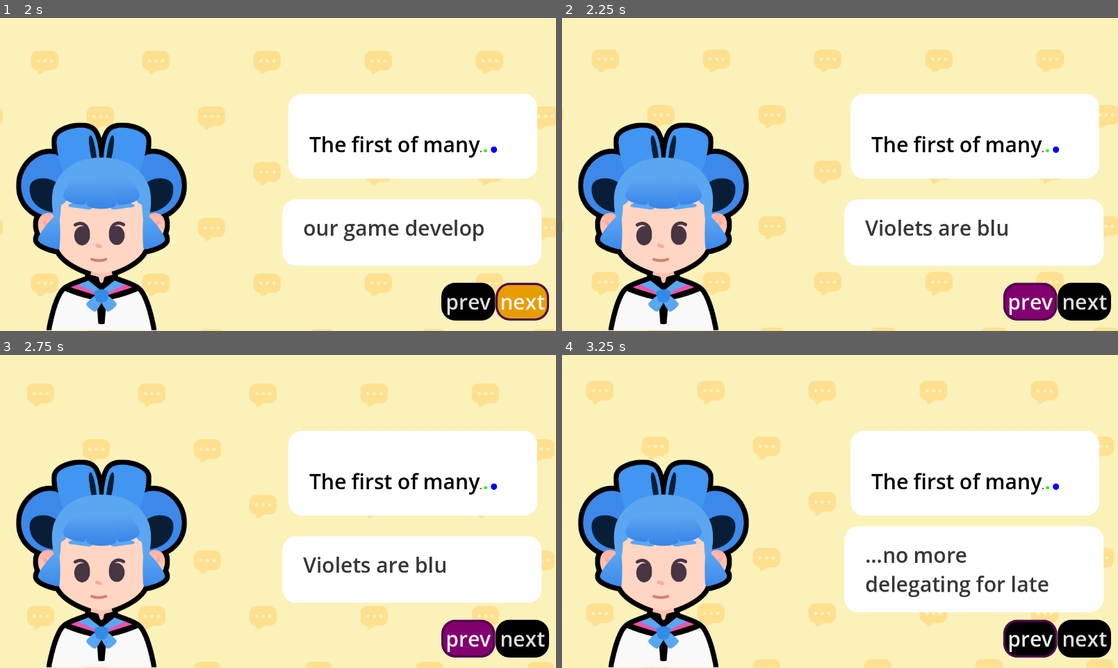
Above: before the commit, frames 1-4 (two rows, left to right).
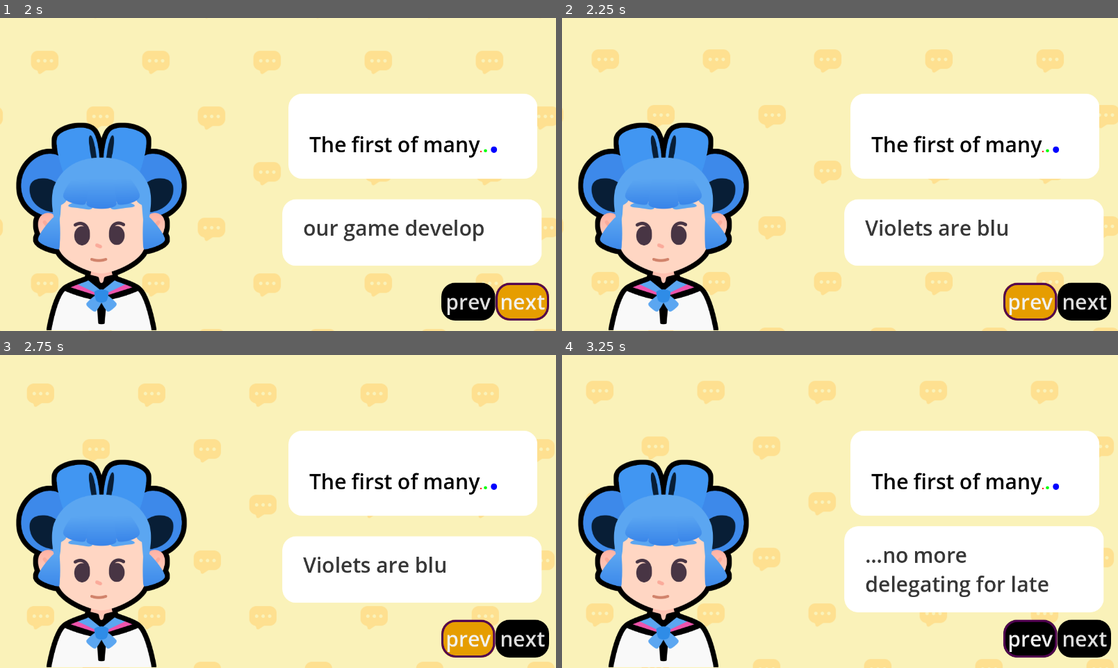
Above: after the commit, the same moments.

Repository: BNorelden/Godot-M07-Telling-a-Story
Game: Godot game, scene res://lessons/dialogue.tscn
Same seed, same stepped clock (60 frames per second), same inputs: the game is played once before the commit and once after it. The project has no main scene, so this scene is started directly. Sound files missing from this copy of the repository are replaced by a short silence.
Inputs (mouse positions are in pixels of both pictures, inside the frame that each line leads up to):
- Up to frame 1 (2 s): click "next" at 0.5 s; click "next" at 1.25 s
- Up to frame 2 (2.25 s): click "prev" at 2 s
- Up to frame 3 (2.75 s): no input
- Up to frame 4 (3.25 s): tap Enter at 2.75 s; move the mouse to (962, 495) at 2.77 s; hold D (move_right) from 2.78 s (still down); tap Z at 2.85 s; click (962, 495) at 2.92 s; tap Space at 3.02 s

Frame 1 is identical in both runs. In frame 2, 0.8% of the frame differs, in the area x 79-89%, y 84-97%; in frame 3, 0.8%; in frame 4, nothing differs.

Commit message:
L7 Complete

Diff:
--- /dev/null
+++ b/lessons/expressions.gd
@@ -0,0 +1 @@
+extends Control
--- /dev/null
+++ b/lessons/expressions.tscn
@@ -0,0 +1,101 @@
+[gd_scene load_steps=8 format=3 uid="uid://cc1lssov4d5ar"]
+
+[ext_resource type="Theme" uid="uid://d1ubl85mvogs5" path="res://lessons/main_theme.tres" id="1_56v88"]
+[ext_resource type="Shader" uid="uid://cs15e2hgd2lan" path="res://assets/sliding_background.gdshader" id="3_1lfvv"]
+[ext_resource type="Texture2D" uid="uid://bnly1gkbxw6b5" path="res://assets/bubble_pattern.png" id="4_wsx1u"]
+[ext_resource type="Texture2D" uid="uid://copkt78vgp37i" path="res://assets/sophia.png" id="5_n84v3"]
+[ext_resource type="Texture2D" uid="uid://d000xjtr4iqtk" path="res://assets/emotion_regular.png" id="6_prhno"]
+[ext_resource type="StyleBox" uid="uid://c5iefe5351ndt" path="res://lessons/button_purple.tres" id="8_qt2dk"]
+
+[sub_resource type="ShaderMaterial" id="ShaderMaterial_rjqnu"]
+shader = ExtResource("3_1lfvv")
+shader_parameter/pattern_sampler = ExtResource("4_wsx1u")
+shader_parameter/bg_color = Color(0.980392, 0.94902, 0.72549, 1)
+shader_parameter/pattern_color = Color(0.996078, 0.878431, 0.564706, 1)
+shader_parameter/pattern_size = 256.0
+
+[node name="Expressions" type="Control"]
+layout_mode = 3
+anchors_preset = 15
+anchor_right = 1.0
+anchor_bottom = 1.0
+grow_horizontal = 2
+grow_vertical = 2
+theme = ExtResource("1_56v88")
+metadata/_edit_horizontal_guides_ = [-57.0, -69.0]
+metadata/_edit_vertical_guides_ = [-301.0]
+metadata/_edit_use_anchors_ = true
+
+[node name="Background" type="ColorRect" parent="."]
+material = SubResource("ShaderMaterial_rjqnu")
+layout_mode = 1
+anchors_preset = 15
+anchor_right = 1.0
+anchor_bottom = 1.0
+grow_horizontal = 2
+grow_vertical = 2
+
+[node name="Body" type="TextureRect" parent="."]
+layout_mode = 1
+anchors_preset = 15
+anchor_right = 1.0
+anchor_bottom = 1.0
+grow_horizontal = 2
+grow_vertical = 2
+texture = ExtResource("5_n84v3")
+expand_mode = 1
+stretch_mode = 5
+
+[node name="Expression" type="TextureRect" parent="Body"]
+layout_mode = 1
+anchors_preset = 15
+anchor_right = 1.0
+anchor_bottom = 1.0
+offset_top = 74.0
+offset_right = -12.0
+offset_bottom = -27.0
+grow_horizontal = 2
+grow_vertical = 2
+texture = ExtResource("6_prhno")
+expand_mode = 1
+stretch_mode = 5
+
+[node name="VBoxContainer" type="VBoxContainer" parent="."]
+layout_mode = 1
+anchors_preset = -1
+anchor_right = 0.274
+anchor_bottom = 0.383
+offset_left = 23.0
+offset_top = 31.0
+offset_right = 23.92
+offset_bottom = 31.36
+
+[node name="HBoxContainer" type="HBoxContainer" parent="VBoxContainer"]
+layout_mode = 2
+metadata/_edit_use_anchors_ = true
+
+[node name="ButtonSophia" type="Button" parent="VBoxContainer/HBoxContainer"]
+layout_mode = 2
+theme_override_styles/hover = ExtResource("8_qt2dk")
+text = "Sophia"
+
+[node name="ButtonPink" type="Button" parent="VBoxContainer/HBoxContainer"]
+layout_mode = 2
+theme_override_styles/hover = ExtResource("8_qt2dk")
+text = "Pink"
+
+[node name="HBoxContainer2" type="HBoxContainer" parent="VBoxContainer"]
+layout_mode = 2
+metadata/_edit_use_anchors_ = true
+
+[node name="ButtonRegular" type="Button" parent="VBoxContainer/HBoxContainer2"]
+layout_mode = 2
+text = "Regular"
+
+[node name="ButtonSad" type="Button" parent="VBoxContainer/HBoxContainer2"]
+layout_mode = 2
+text = "Sad"
+
+[node name="ButtonHappy" type="Button" parent="VBoxContainer/HBoxContainer2"]
+layout_mode = 2
+text = "Happy"
--- a/lessons/main_theme.tres
+++ b/lessons/main_theme.tres
@@ -1,7 +1,6 @@
-[gd_resource type="Theme" load_steps=6 format=3 uid="uid://d1ubl85mvogs5"]
+[gd_resource type="Theme" load_steps=5 format=3 uid="uid://d1ubl85mvogs5"]
 
 [ext_resource type="StyleBox" uid="uid://dseppslipukh0" path="res://lessons/button_black.tres" id="1_ei3wx"]
-[ext_resource type="StyleBox" uid="uid://c5iefe5351ndt" path="res://lessons/button_purple.tres" id="2_aaryr"]
 [ext_resource type="StyleBox" uid="uid://di4marnf3sq20" path="res://lessons/button_orange.tres" id="2_ulena"]
 
 [sub_resource type="StyleBoxFlat" id="StyleBoxFlat_ulena"]
@@ -36,7 +35,7 @@
 default_font_size = 48
 Button/styles/disabled = ExtResource("1_ei3wx")
 Button/styles/focus = SubResource("StyleBoxFlat_ulena")
-Button/styles/hover = ExtResource("2_aaryr")
+Button/styles/hover = ExtResource("2_ulena")
 Button/styles/normal = ExtResource("1_ei3wx")
 Button/styles/pressed = ExtResource("2_ulena")
 RichTextLabel/colors/default_color = Color(0.212305, 0.212305, 0.212305, 1)
Not shown, added: lessons/expressions.gd.uid
